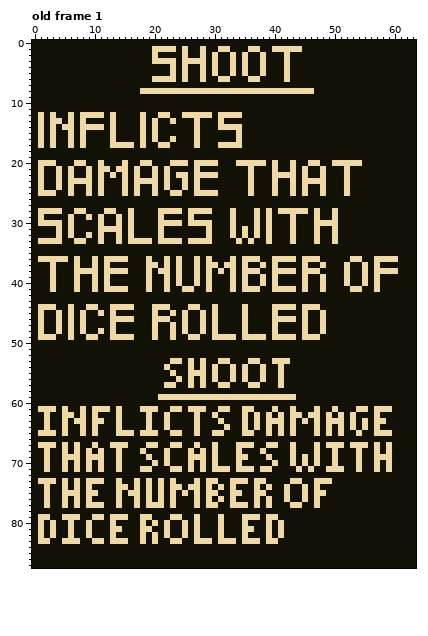
Two states of a pixel-art file, gfx/descriptions.aseprite. Above: the version before the commit.
64x88 pixels, 1 frame. Shown: old frame 1. The commit also changed other frames, which this record leaves out.
The result:
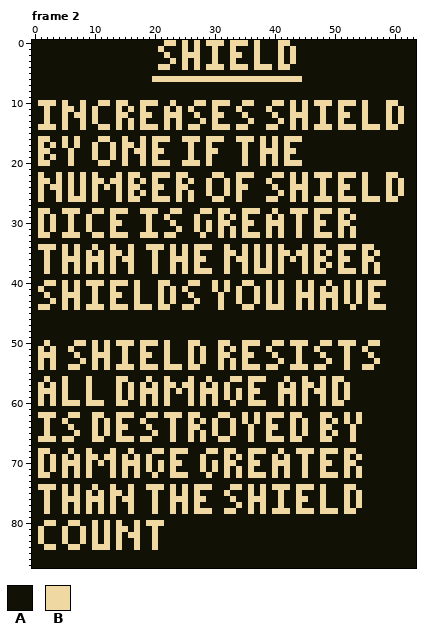
Palette (. is transparent): A #121105  B #efd8a1
A new or re-ordered frame is compared with the old frame closest to it.
The exact change:
frames 1 -> 3
Changed rows in their new state; - is an unchanged pixel.
Frame 2 is new; against old frame 1, layer "Text":
first column x 1:
 0 ---------------------BB-B-B-BBB-BBB-B---BB-------------------
 1 -------------------A-AA---BA-BAAB--A---A-A-A-----------------
 2 -------------------A-B---BBA-----BA-BA--BAB------------------
 3 -------------------AAA---A-A------A-BA--BAB------------------
 4 --------------------BBA---BAB-B--B--B-B-B--------------------
 5 ----------------------A-A--A-A--A-A--A---A-------------------
 6 -----------------------B-BB-BB--BBB--BBBB-BB-----------------
 8 -----------------AAAAAAAAAAAAAAAAAAAAAAAAAAAAA---------------
10 BBB-B--B--BB-BB--BBB--B---BB-BBB--BB---BB-B-B-BBB-BBB-B---BB-
11 -B--BB-B-B---B-B-B---B-B-B---B---B----B---B-B--B--B---B---B-B
12 ABA-BAB-A-A-ABB---B-A-BBAA-AAB-AAAB----B--BBB--B--BB--B---B-B
13 ABAABA---B--AB-B---A-BAB--AB-BA----B----B-B-B--B--B---B---B-B
14 -B---A--AA-BAB-B--B--B-B-B---B--A-B---BB--B-B-BBB-BBB-BBB-BB-
15 A-A--A-A----A----A-A------A------A---------------------------
16 -BA-BABA--BBA-B-----BBA-BB--BBB---BB-B-B-BBB-----------------
17 ----BABA-B---A-----BAA---BA-B-AAAAB--B-B-B-------------------
18 BB---B---B--B-B-BB-BB----B--BB----B--BBB-BB------------------
19 B-B--B---B--B-B--B-B-----B--B-----B--B-B-B-------------------
20 --A--BAA---B------ABBBAA-B-A-A---A-AA----B-B-AA--AAAAA-------
21 A--A-A--A-AA-AA-A--A-A----A--------A---A--A-A--A---A---------
22 -------BABA-ABAB----B-----AAA-B--BB------A----B-B-B-B-B---BB-
23 -B----A-AB--BBABA-A--A-BABA-B--B-B-A--BA-----AA---BA--B---B-B
24 --B----BABAB-BAB----BA-B--A-B--B-BBA-------B------B---B---B-B
25 -AAB---BABA--BABAB----A--BAA-A-B-B-A---AB---------BA--B---B-B
26 B--B-BBB-B---B-BB--BBB-B-B---BB--B----BB--B-B-BBB-BBB-BBB-BB-
28 --AABB-A-BBA-BBA-BBBAA---AA---BBA-BB--ABAA-----BBABB---------
29 --B-------A-BA-A--B-AB---AB---B---B-A---B-AB-----AB-B--------
30 -A-A----B-A-B--A--B-AA-A-A-A--BBA-BBA--BB-AB----AABB---------
31 B-BA----B-AA-A-A--B-A--B--B---B-----A---B-AB-----AB-B--------
32 BB-AB-B-AB--B-BA-BBBABB----BA-B----B----B-AB---BBAB-B--------
33 AAAA--AA--A--A-AAAA-AAAA-AAAA----A-A--A---A---A--A-----------
34 BBB-B-B--B--B--B--BBB-B-B-BBB--B--B-B-B-B---B-BB--BBB-BB-----
35 -B--B-B-B-B-BB-B---B--B-B-B----BB-B-B-B-BB-BB-B-B-B---B-B----
36 A-AA-B--B-BA-A-B--AB-AB-B--BA--BAB-A--BA-A---A-B--BBAABBAAAA-
37 -BA-B---BABAB--B--A--ABAB---AA--A---BABAB-----BAB-BA---------
38 -BA-B--A-ABA-AAB--ABAABAB--B--ABA--A-BBA-AA--A-B--B-B----AAA-
39 --A---A--A-A------A--A-A--A-A---A-A--A-A----A--A---A--A-A----
40 -B--B---B-BABBB-B-A-B--A-B--AB-BA--B-ABAB--BAB-AB----BAB-B---
41 B-A-B------A-AA-B-A-BAB--A--AB-BABAA--BA-AABAB---B-BA--BA----
42 -B--BBB--B--BB--B---B-B--B----B--B--B-B-B--BBB-BBB-B-B-BB----
43 --B-B-B--B--B---B---B-B---B---B--B--B-B-B--B-B-B-B-B-B-B-----
44 --A-BAB---B----ABBBA----B-A--AB----B--B--AABA-AB-B--B--BBB---
45 A--A-A-A--A-A------A--A-A--A-A----A----A----A--A-------------
46 A--A-A-A----AAAA---AAA--A--A-A----A----AAAA-A--A-------------
47 A--A-A-A----A------A--A-A--A-A----A----A----A--A-------------
48 A--A-A-A--A-A------A--A-A--A-A----A----A----A--A-------------
49 AAA--A--AA--AAAA---A--A--AA--AAAA-AAAA-AAAA-AAA--------------
50 -B----BB-B-B-BBB-BBB-B---BB---BB--BBB--BB-BBB--BB-BBB--BB----
51 B-B--B---B-B--B--B---B---B-B--B-B-B---B----B--B----B--B------
52 BBB---B--BBB--B--BB--B---B-B--BB--BB---B---B---B---B---B-----
53 B-B----B-B-B--B--B---BAA-------AB-BAA--A-A-B----B--B----B----
54 B-B--BB--B-B-BBB-BBB--BB--BA-AB----BBABBA-BBB-BB---B--BB-----
55 ----------------------A--AAA-A--A-A--A--A--------------------
56 -B--B---B----BB---B--B-A---ABA---BABB---AB--B--B-BB----------
57 B-B-B---B----B-B-B-B----B----BA-----A-----B-BB-B-B-B---------
58 BBB-B---B----B-B-BBB-B-B-B-BBB-B-B-BB---BBB-B-BB-B-B---------
59 B-B-B---B----B-B-B-BA-AAA-A-A-A-A-A-AAAA-A--B--B-B-B---------
60 B-B-BBB-BBB--BB--B-B-B---B-B-B--B--BBB--B-B-B--B-BB----------
61 AAA-A--A-AAA-A---AAA--AA-AAA--AA--AA---A--A---A--A---AA-AAA--
62 B-B-A-BA--B---BB---B--BB-B---ABB-------B-----AAB--ABAB--A----
63 ------AA--AB-----BA--AB--BAB-BA-B------AA-----ABA-ABABA-AA---
64 ----AB-A---B--B------AB--B---B-AB-ABA--BA---B-AB--A---A-A----
65 A-A-A-BA---B--AA-AA----A-BAB--A-B-A-----A---B-ABABA-BA--AAA--
66 BBB-BB---BB--BBB-BB---B--B-B--BB---B--BBB-BB---BB---B--------
67 AAA-A-A--A--AAA---AA--AA--A--A---AAA--AA--A---A-AAA-AAA-A-A--
68 B---ABA---A-BA-B-A-BBABBBA-AB--BBA-BB---B-ABBBABB--BBA--A-A--
69 BAB--A----ABBAB-B----AB--AA--A-B--AB--AB-BA---AB-A-B----AAA--
70 BAB--B------BABBB-BABABB-A-----BBA-BB---BBA---ABBA-BBA--A-A--
71 BAB-------A-BAB-BA--B--A-A----A---A--AAB-B-ABA-BAAAB----A-A--
72 BB--B-B-B---B-B-B--B--BBB---B--B-B-BBB-B-B--B--BBB-B-B-------
73 AAA-A-A-AAA--A--A-A-A-A---A-AA--AAA-AA----AA--AAA------------
74 B-B-----AB--BAABA--B---ABA-B--A--B-BABABB--B-BAB---BB--------
75 -----A---AB-B---A-ABA-------AA-BAA-BA---BA-BA-A----B-B-------
76 -----B---BB-BABBA-ABA--BB--BA-A----B-BA-BA-B--AB---B-B-------
77 ---------A--BA-BA-A-A---B---AA--A-ABABA-B-A---AB---B-B-------
78 -B--B-B-B-B-B--B---B--B-B-BBB--BB--B-B-BBB-BBB-BBB-BB--------
79 AA--AAA--AA-AAA--AA---AA--A---A---AAA-AA---------------------
80 AB----B-AB-BAB--BAB-BA--A-A---A---A---A-A--------------------
81 --A-BA-BAB-BA-B-BAAB-A--A-A---A---AA--A-A--------------------
82 --A-BA-BAB-BAB-BBA---A--A-A---A---A---A-A--------------------
83 -A---AAB--ABA-A-BA----AA--AAA-AAA-AAA-AA---------------------
84 -BB--BB--BBB-B--B--B-----------------------------------------
Pixel boxes of the changes (left, top, right, bottom) in both pictures:
changed: (38, 40, 404, 550)
